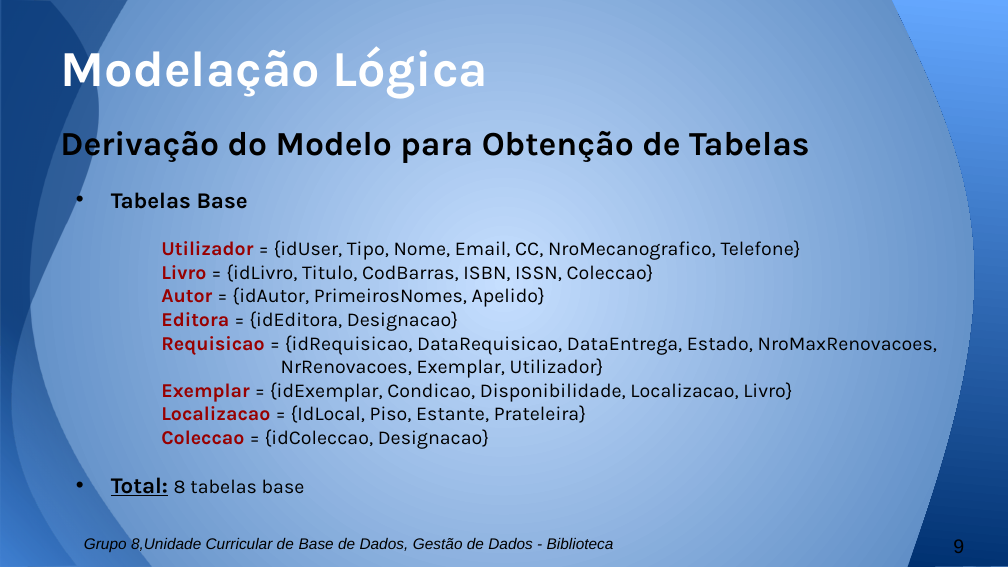
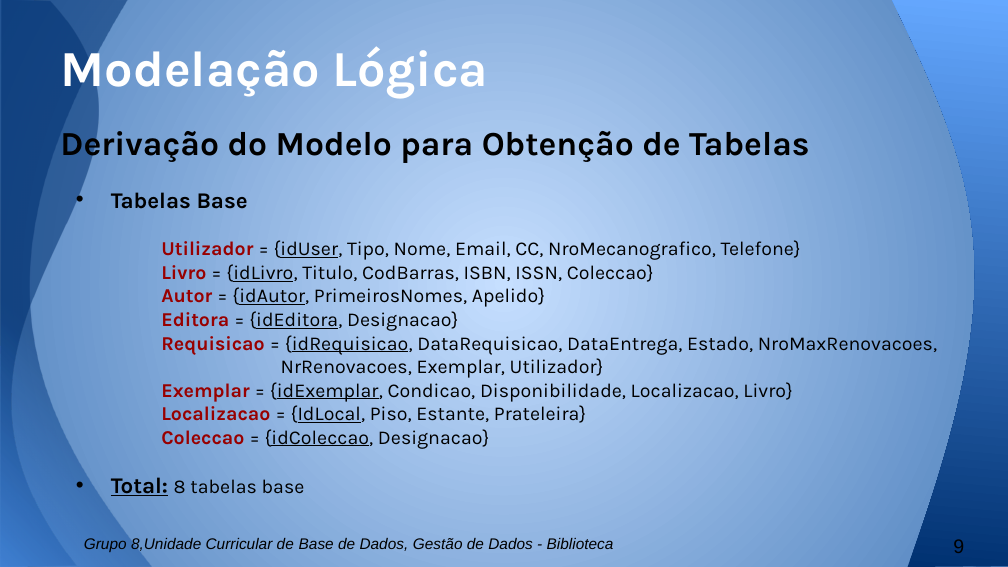
Before and after one commit to b-p3r/BD-1516, a slide deck: slide 9 of Apresentacao/Apresentacao-andre.pptx. Drawn at 1008x567 pixels with LibreOffice and Linux fonts; fonts in the diff are those of the drawing. Boxes give left, top, right and bottom in pixels: in the first picture for what was removed or moved away, otherwise in the second. Text is boxed around its words. In the diff, an @@ line names an element or a change of style, - is before the commit and + after.

```diff
--- a/Apresentacao/Apresentacao-andre.pptx
+++ b/Apresentacao/Apresentacao-andre.pptx
@@ text at box(161, 240, 937, 449): underline on in "{idUser,", "{idLivro,", "{idAutor,", "{idEditora," and 4 more places @@
```
Also in this commit, not shown: 7 other slides changed, 1 slide removed.
